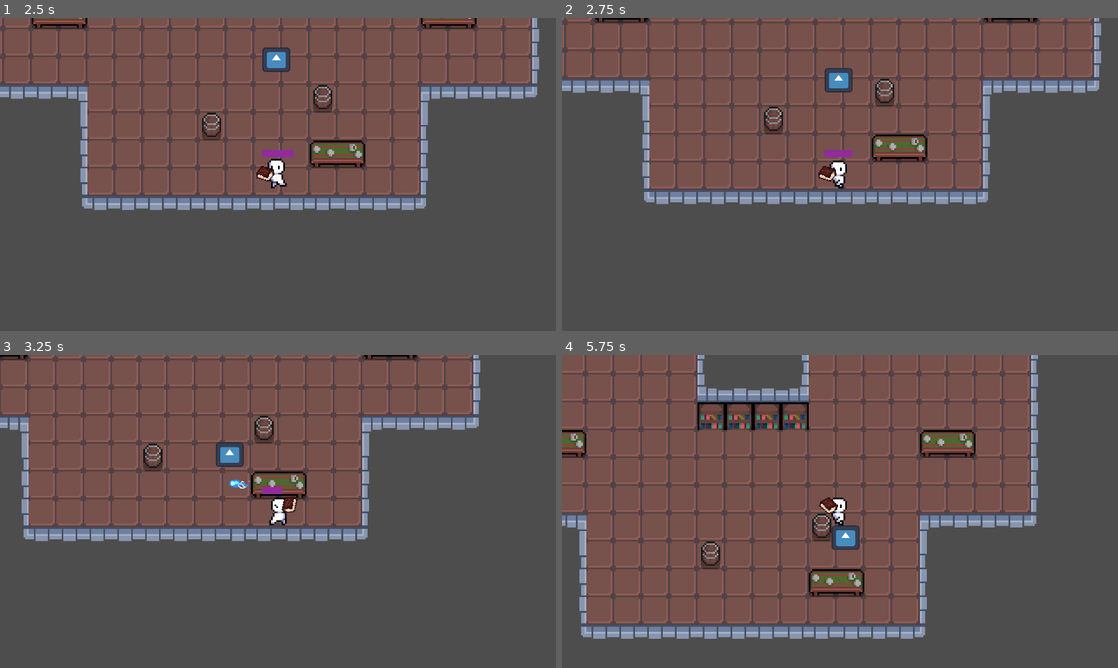
Above: before the commit, frames 1-4 (two rows, left to right).
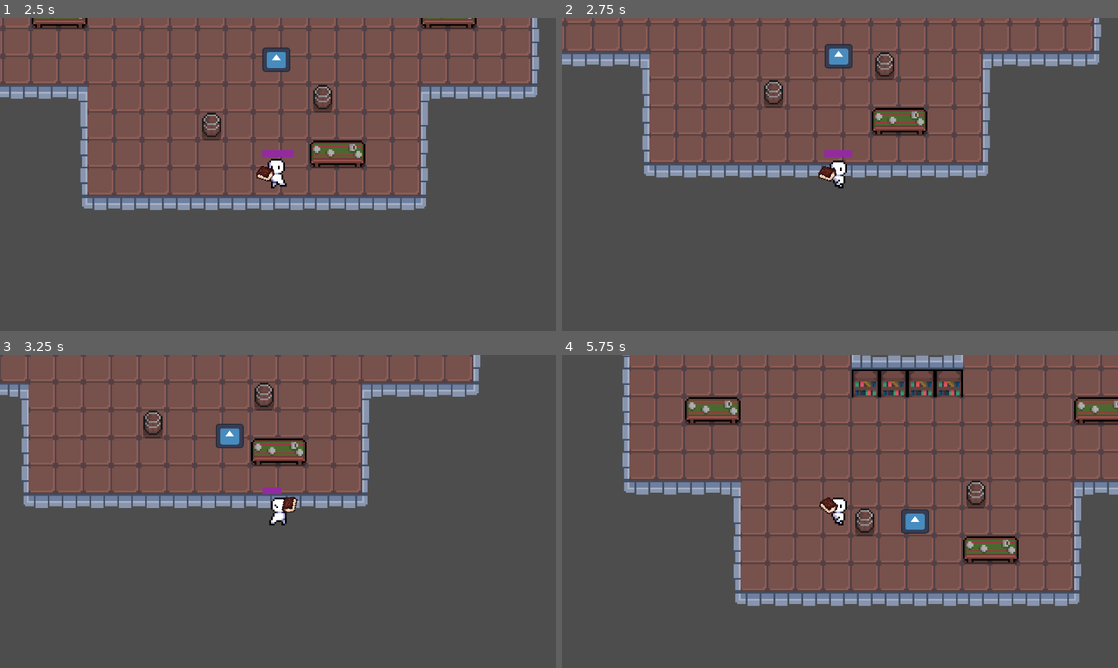
Above: after the commit, the same moments.

Repository: DaqCode/GameJamGroupGame
Game: Godot game, scene res://scenes/mainMenu/main_menu.tscn
The game is run twice, just before and just after one commit, with the same random seed, the same clock (stepped at 60 frames per second) and the same inputs. The engine's default icon, where the game draws it, is replaced by a stand-in: a white triangle on a blue panel in a dark square.
Inputs (mouse positions are in pixels of both pictures, inside the frame that each line leads up to):
- Up to frame 1 (2.5 s): click "Start" at 0.5 s; move the mouse to (400, 158) at 1.27 s; hold D (right) 1.28-2.03 s; right-click (400, 158) at 1.35 s; move the mouse to (166, 190) at 2.02 s; hold Down (down) from 2.03 s (still down); click (166, 190) at 2.1 s
- Up to frame 2 (2.75 s): keep holding Down (down)
- Up to frame 3 (3.25 s): move the mouse to (333, 442) at 2.77 s; release Down (down) at 2.78 s; hold D (right) from 2.78 s (still down); right-click (333, 442) at 2.85 s
- Up to frame 4 (5.75 s): move the mouse to (812, 574) at 3.52 s; release D (right) at 3.53 s; hold W (up) 3.53-4.28 s; click (812, 574) at 3.6 s; move the mouse to (1006, 558) at 4.27 s; hold A (left) from 4.28 s (still down); right-click (1006, 558) at 4.35 s; move the mouse to (673, 464) at 5.02 s; click (673, 464) at 5.1 s

Frame 1 is identical in both runs. In frame 2, 16% of the frame differs, in the area x 0-97%, y 0-60%; in frame 3, 18%; in frame 4, 51%, in the area x 0-100%, y 0-91%.

Commit message:
updated player and droppable to allow player to act on the droppable type

Diff:
--- a/scenes/characters/player.tscn
+++ b/scenes/characters/player.tscn
@@ -106,7 +106,7 @@
 [sub_resource type="StyleBoxFlat" id="StyleBoxFlat_8a648"]
 bg_color = Color(0.576471, 0.164706, 0.623529, 1)
 
-[node name="Player" type="CharacterBody2D"]
+[node name="Player" type="CharacterBody2D" groups=["player"]]
 collision_mask = 3
 script = ExtResource("1_d4dva")
 dash_speed = 200
@@ -122,7 +122,11 @@
 hframes = 8
 vframes = 6
 
-[node name="PlayerCollision" type="CollisionShape2D" parent="."]
+[node name="Area2D" type="Area2D" parent="." groups=["player"]]
+collision_layer = 34
+collision_mask = 34
+
+[node name="PlayerCollision" type="CollisionShape2D" parent="Area2D"]
 position = Vector2(0, 4)
 shape = SubResource("CircleShape2D_l42xv")
 
--- a/scenes/droppable/droppable.gd
+++ b/scenes/droppable/droppable.gd
@@ -15,6 +15,7 @@
 
 
 func _on_area_2d_area_entered(area: Area2D) -> void:
+	# call function on player scene which is in the player group_size
 	if area.is_in_group("player"):
 		area.get_parent().picked_up(type)
-	queue_free()
+		queue_free()
--- a/scenes/droppable/droppable.tscn
+++ b/scenes/droppable/droppable.tscn
@@ -12,7 +12,7 @@
 texture = ExtResource("2_1tm8c")
 
 [node name="Area2D" type="Area2D" parent="."]
-collision_layer = 34
+collision_layer = 35
 collision_mask = 34
 
 [node name="CollisionShape2D" type="CollisionShape2D" parent="Area2D"]
--- a/scripts/player.gd
+++ b/scripts/player.gd
@@ -156,3 +156,12 @@
 
 func _on_death_timer_timeout():
 	get_tree().change_scene_to_file("res://scenes/dungeonRooms/entry_scene.tscn")
+
+
+func picked_up(type: Droppable.droppable_type) -> void:
+	print("Test")
+	match(type):
+		Droppable.droppable_type.gold:
+			print("Picked up gold...")
+		Droppable.droppable_type.health:
+			print("Picked up health...")
